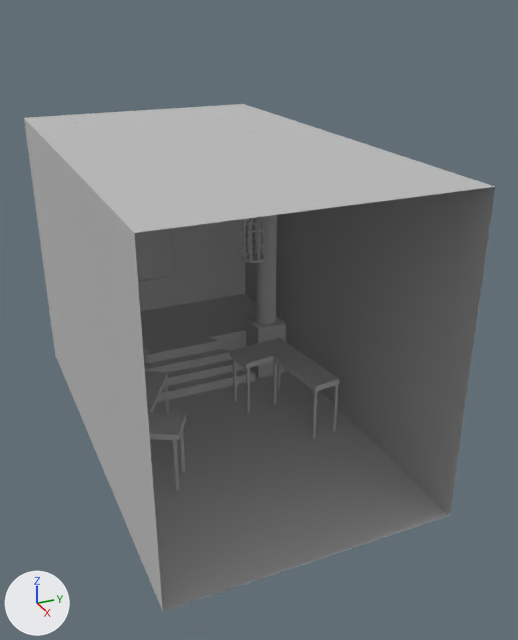
The OBJ model FunGame/Assets/Assets/EnvironmentAssets/BackGrounds/Song/blockout.obj, before and after one commit.
Both versions are drawn from a 50 mm lens placed at (7.99, -3.5, 6.41), pointed at (-0.82, 0.46, 2.01). The axes (+X, +Y, +Z) are drawn at lower left. The lights are the same throughout. Where no turn or scale is listed for an object, it has been applied to the vertices. Vertices at the same position are counted once.

In view in the first picture: 'blockout'.
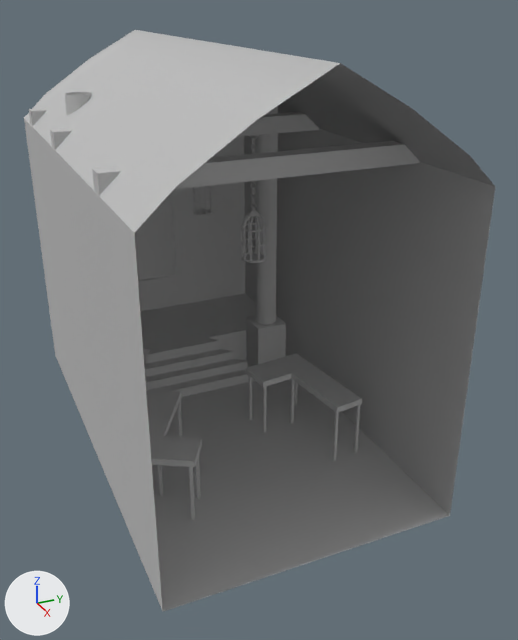
Location of each change, [x1, y1, x2, y2] in pixels of the pictures (518 x 640 px; the box of a moved part takes in the faces that stretch with it):
'blockout', reshaped (15% taller): before [24, 104, 495, 611]; after [24, 30, 495, 611]
part 1 of me_blockout, moved or reshaped: before [230, 338, 340, 392]; after [246, 353, 362, 413]
part 2 of me_blockout, moved or reshaped: before [312, 391, 317, 439]; after [333, 412, 339, 461]
part 3 of me_blockout, moved or reshaped: before [273, 362, 277, 404]; after [290, 379, 295, 423]
part 4 of me_blockout, moved or reshaped: before [277, 364, 281, 388]; after [294, 382, 298, 405]
part 5 of me_blockout, moved or reshaped: before [246, 368, 250, 413]; after [263, 387, 266, 433]
part 6 of me_blockout, moved or reshaped: before [233, 359, 237, 401]; after [249, 376, 252, 420]
part 7 of me_blockout, moved or reshaped: before [332, 385, 338, 431]; after [354, 405, 360, 453]
part 8 of me_blockout, moved or reshaped: before [145, 371, 186, 441]; after [147, 390, 202, 467]
part 9 of me_blockout, moved or reshaped: before [165, 381, 169, 413]; after [178, 399, 182, 437]
part 10 of me_blockout, moved or reshaped: before [173, 440, 179, 491]; after [158, 465, 163, 496]
part 11 of me_blockout, moved or reshaped: before [180, 430, 185, 472]; after [196, 456, 201, 499]
part 12 of me_blockout, moved or reshaped (not visible before): after [189, 467, 195, 519]
part 13 of me_blockout, added: after [50, 112, 319, 150]
part 14 of me_blockout, added: after [92, 141, 420, 196]
part 15 of me_blockout, added: after [29, 108, 47, 126]
part 16 of me_blockout, added: after [24, 30, 494, 311]
part 17 of me_blockout, moved or reshaped (not visible before): after [65, 92, 92, 116]
part 18 of me_blockout, moved or reshaped: before [256, 215, 277, 324]; after [256, 106, 278, 324]

Edits to the bpy script that builds the scene:
```text
Change me_blockout:
    used by ob_blockout; location = (0.0, 0.0, 0.0)
    remove me_blockout.from_pydata(...)  # 2457 vertices, 2617 faces; spans x -4.96..2.01, y -2.01..2.01, z 0.0..4.49
    add me_blockout.from_pydata(...)  # 2500 vertices, 2645 faces; spans x -4.96..2.01, y -2.01..2.01, z 0.0..5.82
    me_blockout part 1: the loose piece of 12 vertices spanning x -2.1..-0.34, y 0.45..1.64, z 0.86..0.96 is moved by (0.66, 0.0, 0.0)
    me_blockout part 2: the loose piece of 8 vertices spanning x -0.41..-0.36, y 1.19..1.24, z 0.0..0.89 is moved by (0.66, 0.0, 0.0)
    me_blockout part 3: the loose piece of 8 vertices spanning x -1.6..-1.56, y 1.08..1.12, z 0.0..0.89 is moved by (0.66, 0.0, 0.0)
    me_blockout part 4: the loose piece of 8 vertices spanning x -2.08..-2.03, y 1.38..1.43, z 0.0..0.89 is moved by (0.66, 0.0, 0.0)
    me_blockout part 5: the loose piece of 8 vertices spanning x -1.53..-1.49, y 0.55..0.6, z 0.0..0.89 is moved by (0.66, 0.0, 0.0)
    me_blockout part 6: the loose piece of 8 vertices spanning x -1.96..-1.92, y 0.5..0.54, z 0.0..0.89 is moved by (0.66, 0.0, 0.0)
    me_blockout part 7: the loose piece of 8 vertices spanning x -0.46..-0.41, y 1.59..1.63, z 0.0..0.89 is moved by (0.66, 0.0, 0.0)
    me_blockout part 8: the loose piece of 12 vertices spanning x -1.92..0.06, y -1.98..-0.72, z 0.86..0.96 is moved by (0.66, 0.0, 0.0)
    me_blockout part 9: the loose piece of 8 vertices spanning x -1.7..-1.65, y -0.79..-0.74, z 0.0..0.89 is moved by (0.66, 0.0, 0.0)
    me_blockout part 10: the loose piece of 8 vertices spanning x -0.04..0.01, y -1.18..-1.13, z 0.0..0.89 is moved by (0.02, -0.24, 0.0)
    me_blockout part 11: the loose piece of 8 vertices spanning x -0.42..-0.36, y -0.97..-0.91, z 0.0..0.89 is moved by (0.66, 0.0, 0.0)
    me_blockout part 12: the loose piece of 8 vertices spanning x -0.68..-0.63, y -1.42..-1.37, z 0.0..0.89 is moved by (1.3, 0.24, 0.0)
    me_blockout part 13: a new loose piece, a box spanning x -2.22..-1.97, y -2.0..2.0, z 4.47..4.72, in mat_initialshadinggroup (grey #bcbcbc)
    me_blockout part 14: a new loose piece, a box spanning x 0.39..0.64, y -2.0..2.0, z 4.47..4.72, in mat_initialshadinggroup (grey #bcbcbc)
    me_blockout part 15: a new loose piece, a box spanning x -4.23..-3.98, y -2.0..2.0, z 4.47..4.72, in mat_initialshadinggroup (grey #bcbcbc)
    me_blockout part 16: 19 vertices added at x -4.96..2.01, y -2.01..2.01, z 0.0..5.82
    me_blockout part 17: 8 vertices moved from x -2.96..-2.58, y -1.67..-1.29, z 4.48 to x -2.96..-2.58, y -1.67..-1.29, z 5.09
    me_blockout part 18: 8 vertices moved from x -2.96..-2.58, y 1.29..1.67, z 4.48 to x -2.96..-2.58, y 1.29..1.67, z 5.09
```
